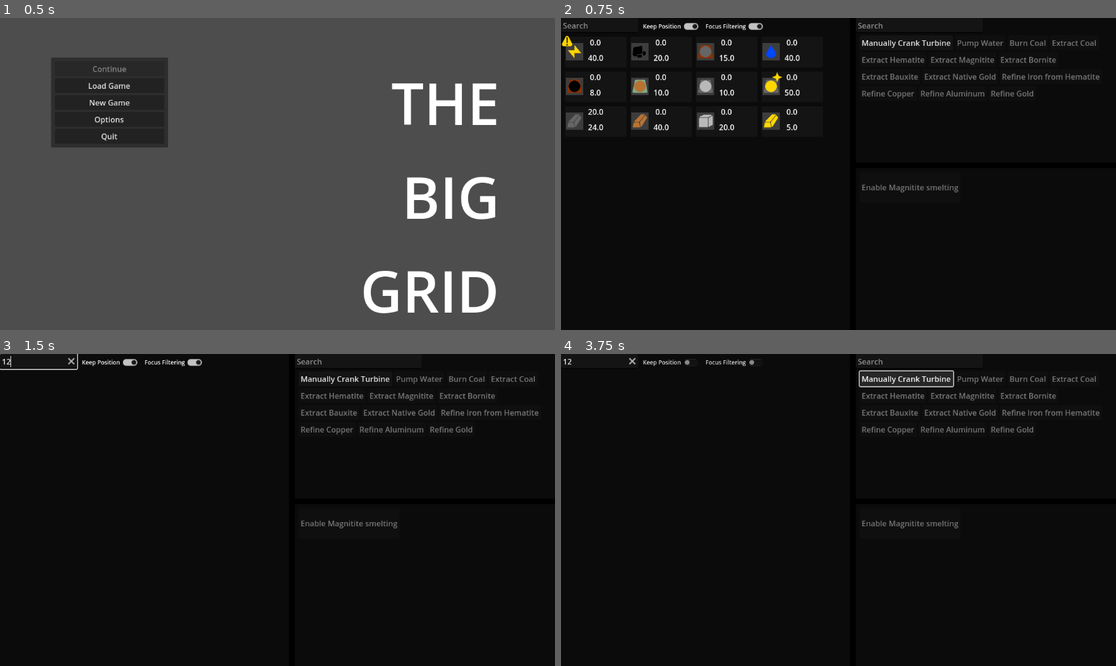
Above: before the commit, frames 1-4 (two rows, left to right).
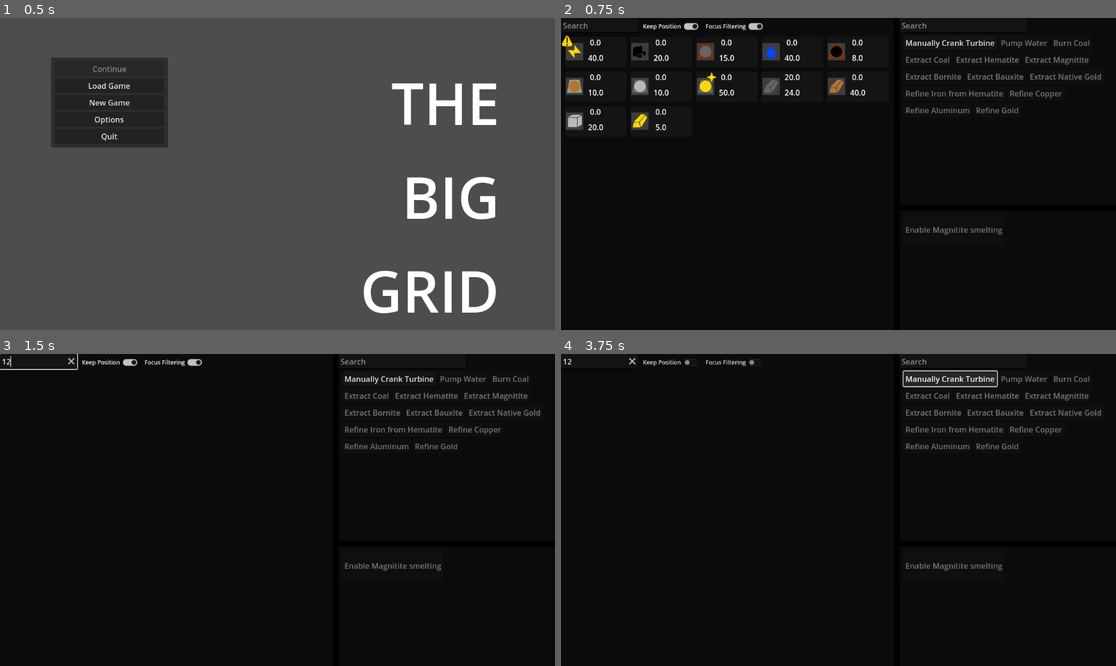
Above: after the commit, the same moments.

Repository: Carth501/The-Big-Grid
Game: Godot game, scene res://scenes/MainMenu.tscn
The game is run twice, just before and just after one commit, with the same random seed, the same clock (stepped at 60 frames per second) and the same inputs. Sound files missing from this copy of the repository are replaced by a short silence.
Inputs (mouse positions are in pixels of both pictures, inside the frame that each line leads up to):
- Up to frame 1 (0.5 s): no input
- Up to frame 2 (0.75 s): click "New Game" at 0.5 s
- Up to frame 3 (1.5 s): click (38, 360) at 1.27 s; type "12" at 1.35 s
- Up to frame 4 (3.75 s): click "Keep Position" at 2 s; click "Focus Filtering" at 2.75 s; click "Manually Crank Turbine" at 3.5 s

Frame 1 is identical in both runs. In frame 2, 3.8% of the frame differs, in the area x 1-98%, y 1-70%; in frame 3, 2.2%; in frame 4, 2.7%.

Commit message:
implement percent split for both splits

Diff:
--- a/scenes/Game.tscn
+++ b/scenes/Game.tscn
@@ -1,13 +1,15 @@
-[gd_scene load_steps=21 format=3 uid="uid://c7robvmy3qjic"]
+[gd_scene load_steps=23 format=3 uid="uid://c7robvmy3qjic"]
 
 [ext_resource type="Script" path="res://scripts/GameController.gd" id="1_kvsp4"]
-[ext_resource type="Script" path="res://scripts/ContainerWithHeader.gd" id="2_46l8s"]
+[ext_resource type="Script" path="res://scripts/display/HorizontalPercentSplit.gd" id="2_1k5o2"]
+[ext_resource type="Script" path="res://scripts/display/ContainerWithHeader.gd" id="2_46l8s"]
 [ext_resource type="Script" path="res://scripts/display/SupplyCollectionDisplay.gd" id="2_iwxov"]
 [ext_resource type="Script" path="res://scripts/display/ActionPanel.gd" id="3_n23ff"]
 [ext_resource type="Script" path="res://scripts/display/ActionView.gd" id="3_y50x7"]
 [ext_resource type="Script" path="res://scripts/logic/MachineFactory.gd" id="4_e1gh5"]
 [ext_resource type="Script" path="res://scripts/display/DevelopmentDisplay.gd" id="4_p32ci"]
 [ext_resource type="PackedScene" uid="uid://l4e311vb2rjt" path="res://scenes/display/ActionMenu.tscn" id="5_rdn8f"]
+[ext_resource type="Script" path="res://scripts/display/VerticalPercentSplit.gd" id="5_vo8pe"]
 [ext_resource type="Script" path="res://scripts/logic/SupplyCollection.gd" id="5_vwwhk"]
 [ext_resource type="PackedScene" uid="uid://cxnswwxbpknq4" path="res://scenes/display/SupplyMenu.tscn" id="6_2gdos"]
 [ext_resource type="Script" path="res://scripts/logic/ActionManager.gd" id="6_fgv5p"]
@@ -46,6 +48,7 @@
 grow_horizontal = 2
 grow_vertical = 2
 split_offset = 600
+script = ExtResource("2_1k5o2")
 
 [node name="SupplyBackground" type="ColorRect" parent="Display/MiddleSplit" node_paths=PackedStringArray("header", "body")]
 clip_contents = true
@@ -134,6 +137,7 @@
 [node name="RightSplit" type="VSplitContainer" parent="Display/MiddleSplit"]
 layout_mode = 2
 split_offset = 300
+script = ExtResource("5_vo8pe")
 
 [node name="ActionBackground" type="ColorRect" parent="Display/MiddleSplit/RightSplit" node_paths=PackedStringArray("actions_display", "action_menu_container", "action_menu", "supply_menu_container", "supply_menu")]
 clip_contents = true
@@ -403,10 +407,14 @@
 layout_mode = 2
 text = "Quit"
 
+[connection signal="dragged" from="Display/MiddleSplit" to="Display/MiddleSplit" method="_on_dragged"]
+[connection signal="resized" from="Display/MiddleSplit" to="Display/MiddleSplit" method="_on_resized"]
 [connection signal="resized" from="Display/MiddleSplit/SupplyBackground" to="Display/MiddleSplit/SupplyBackground" method="_on_resized"]
 [connection signal="text_changed" from="Display/MiddleSplit/SupplyBackground/HFlowContainer/SupplySearch" to="Logic/FilterForeman" method="set_search_filter"]
 [connection signal="toggled" from="Display/MiddleSplit/SupplyBackground/HFlowContainer/KeepPositionControl/KeepPositionToggle" to="Logic/OptionsOverseer" method="set_keep_positions"]
 [connection signal="toggled" from="Display/MiddleSplit/SupplyBackground/HFlowContainer/FocusFilteringControl/FocusFilteringToggle" to="Logic/OptionsOverseer" method="set_focus_filtering"]
+[connection signal="dragged" from="Display/MiddleSplit/RightSplit" to="Display/MiddleSplit/RightSplit" method="_on_dragged"]
+[connection signal="resized" from="Display/MiddleSplit/RightSplit" to="Display/MiddleSplit/RightSplit" method="_on_resized"]
 [connection signal="text_changed" from="Display/MiddleSplit/RightSplit/ActionBackground/ActionSearch" to="Logic/ActionManager" method="set_action_filter"]
 [connection signal="close_action_menu" from="Display/MiddleSplit/RightSplit/ActionBackground/ActionMenuScrollContainer/MarginContainer/ActionMenu" to="Display/MiddleSplit/RightSplit/ActionBackground" method="open_actions_display"]
 [connection signal="close_supply_menu" from="Display/MiddleSplit/RightSplit/ActionBackground/SupplyMenuScrollContainer/MarginContainer/SupplyMenu" to="Display/MiddleSplit/RightSplit/ActionBackground" method="open_actions_display"]
--- /dev/null
+++ b/scripts/display/HorizontalPercentSplit.gd
@@ -0,0 +1,9 @@
+extends HSplitContainer
+
+@export var split := 0.6
+
+func _on_dragged(offset: int) -> void:
+	split = offset / size.x
+
+func _on_resized() -> void:
+	split_offset = size.x * split
--- /dev/null
+++ b/scripts/display/VerticalPercentSplit.gd
@@ -0,0 +1,9 @@
+extends VSplitContainer
+
+@export var split := 0.6
+
+func _on_dragged(offset: int) -> void:
+	split = offset / size.y
+
+func _on_resized() -> void:
+	split_offset = size.y * split
Renamed: scripts/ContainerWithHeader.gd -> scripts/display/ContainerWithHeader.gd
